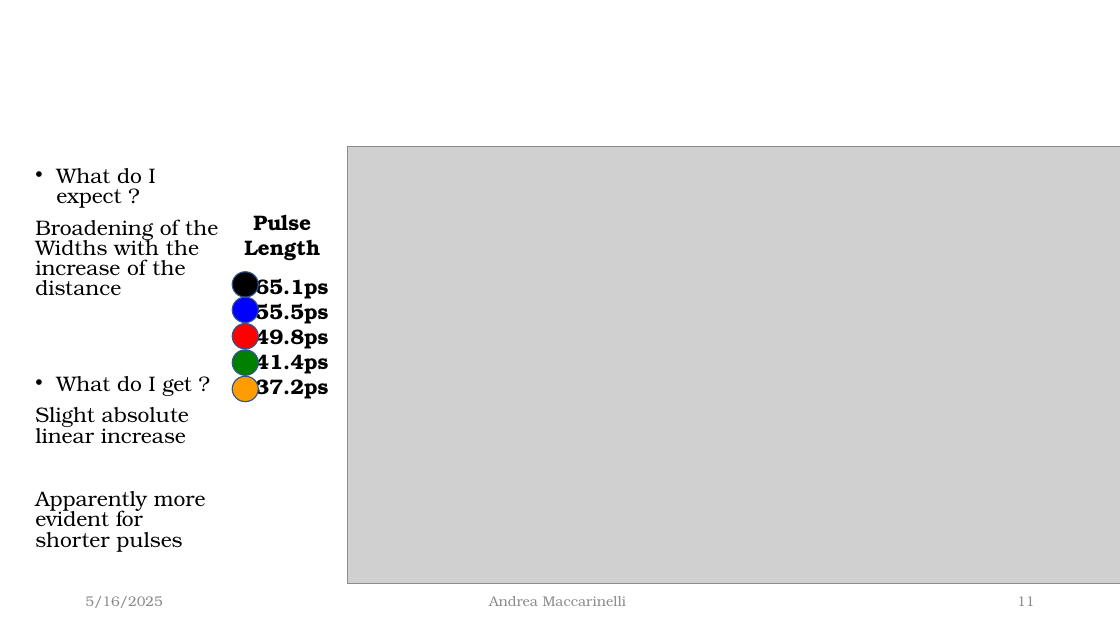
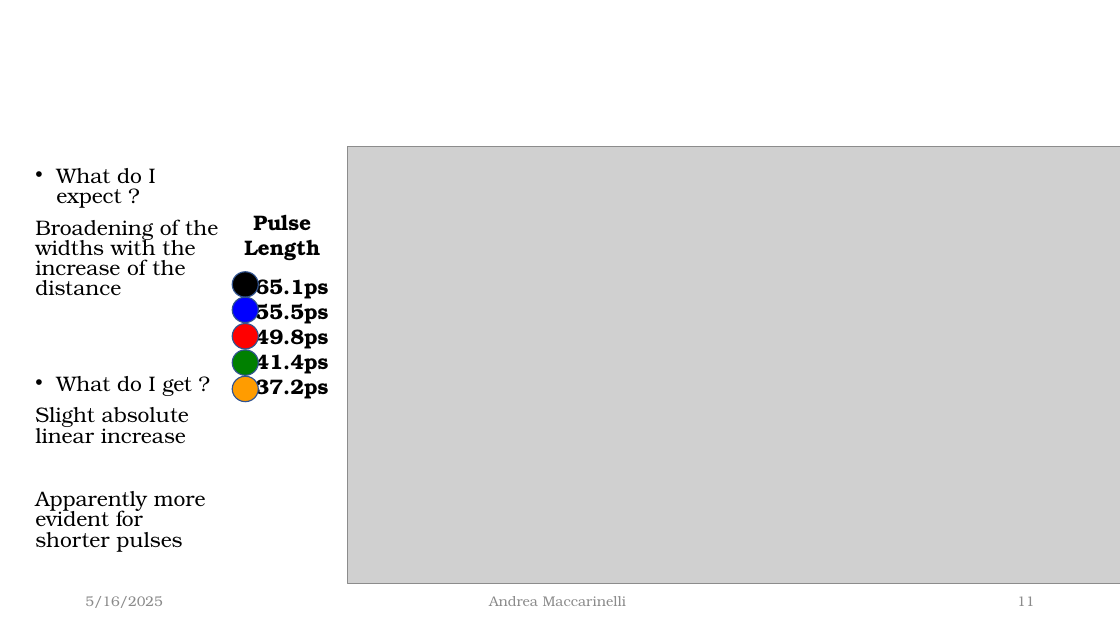
Before and after one commit to McMysterio23/MSc-Project, a slide deck: slide 11 of Midterm_Presentation/The effect of temporal jitter on single photon_v01_WL.pptx. Drawn at 1120x630 pixels with LibreOffice and Linux fonts; fonts in the diff are those of the drawing; grey boxes stand for pictures. Boxes give left, top, right and bottom in pixels: in the first picture for what was removed or moved away, otherwise in the second. Text is boxed around its words. In the diff, an @@ line names an element or a change of style, - is before the commit and + after.

```diff
--- a/Midterm_Presentation/The effect of temporal jitter on single photon_v01_WL.pptx
+++ b/Midterm_Presentation/The effect of temporal jitter on single photon_v01_WL.pptx
@@ text at <box>35,219,218,295</box>: text changed @@
-Broadening of the Widths with the increase of the distance
+Broadening of the widths with the increase of the distance
```
Also in this commit, not shown: 10 other slides changed, 1 slide removed.
